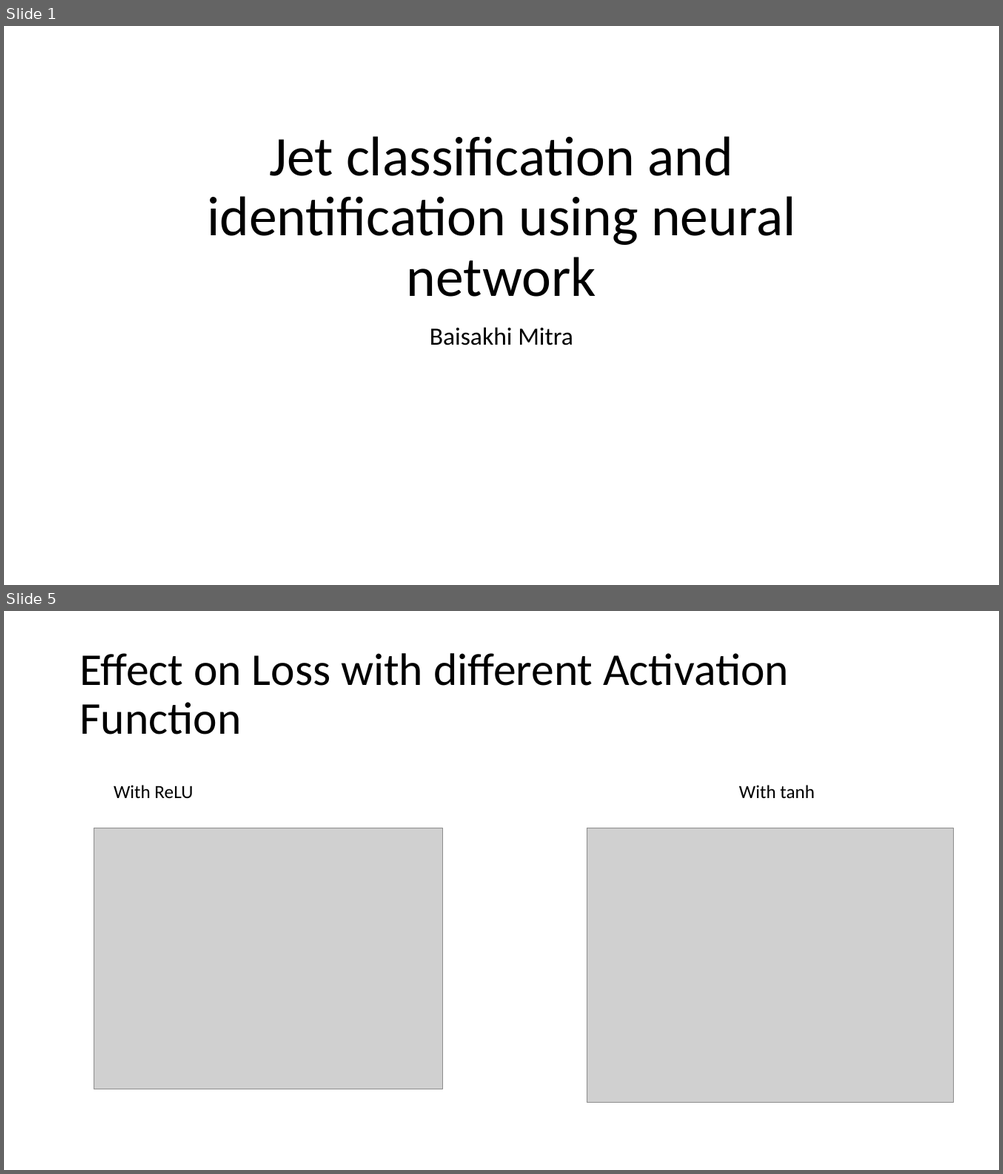
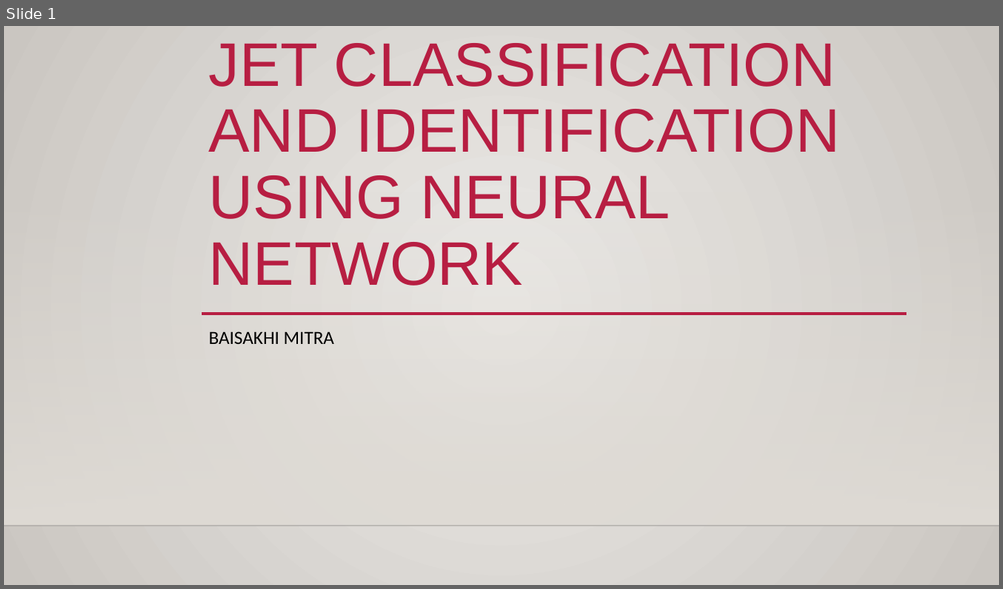
Before and after one commit to bmitraSLAC/NN-in-Jet-classification, a slide deck: Jet_Classifcation.pptx. Shown one above the other, each under a label of ours: slides 1 and 5 before the commit, slide 1 after it; the slides between them are not shown. The pictures are 1003x1174 and 1003x589 pixels, drawn with LibreOffice and Linux fonts; fonts in the diff are those of the drawing; grey boxes stand for pictures; background and template pictures are left out. Boxes give left, top, right and bottom in pixels: in the first picture for what was removed or moved away, otherwise in the second. Text is boxed around its words. In the diff, an @@ line names an element or a change of style, - is before the commit and + after.

```diff
--- a/Jet_Classifcation.pptx
+++ b/Jet_Classifcation.pptx
@@ slide 5 removed at <box>4,611,999,1170</box>, background #FFFFFF @@
@@ title removed at <box>79,653,788,735</box> @@
-Effect on Loss with different Activation Function
@@ text removed at <box>114,785,193,799</box> @@
-With ReLU
@@ text removed at <box>739,785,814,798</box> @@
-With tanh
@@ picture removed at <box>94,828,442,1089</box> @@
@@ picture removed at <box>586,828,953,1102</box> @@
@@ slide 1 changed as well @@
@@ background #FFFFFF to gradient #ECEAE7 to #CAC7C1 @@
@@ title at <box>209,43,839,286</box>: text changed; size 54 to 59.4 pt; font Calibri to Arial; text colour #000000 to #B71E42 @@
-Jet classification and identification using neural network
+JET CLASSIFICATION AND IDENTIFICATION USING NEURAL NETWORK
@@ rectangle added at <box>4,191,999,526</box>, fill gradient #DFDBD5 @@
@@ line added from (201, 314) to (906, 314), #B71E42 2.5 pt @@
@@ subtitle at <box>209,332,334,344</box>: text changed; size 24 to 18 pt @@
-Baisakhi Mitra
+BAISAKHI MITRA
@@ line added from (4, 526) to (999, 526), #000001 1 pt @@
```
Also in this commit, not shown: 2 other slides changed, 8 slides added, 1 other slide removed.
